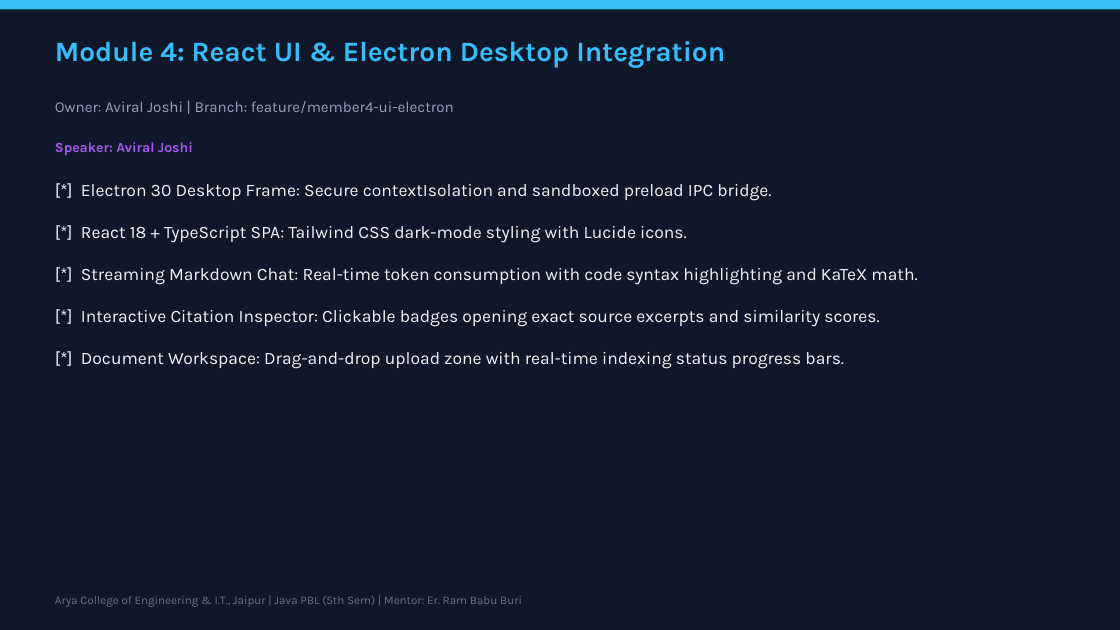
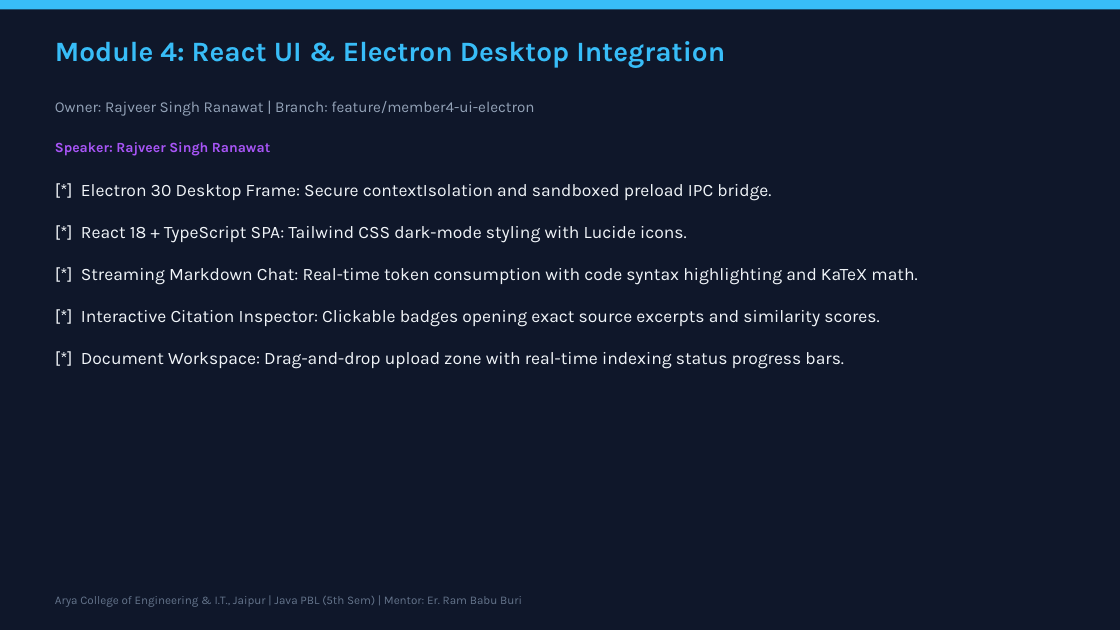
Before and after one commit to shauryadixit005-lab/RAG_Project, a slide deck: slide 8 of submission_reports/DocuQuery_AI_Presentation.pptx. Drawn at 1120x630 pixels with LibreOffice and Linux fonts; fonts in the diff are those of the drawing. Boxes give left, top, right and bottom in pixels: in the first picture for what was removed or moved away, otherwise in the second. Text is boxed around its words. In the diff, an @@ line names an element or a change of style, - is before the commit and + after.

```diff
--- a/submission_reports/DocuQuery_AI_Presentation.pptx
+++ b/submission_reports/DocuQuery_AI_Presentation.pptx
@@ text at (55, 101, 534, 116): text changed @@
-Owner: Aviral Joshi | Branch: feature/member4-ui-electron
+Owner: Rajveer Singh Ranawat | Branch: feature/member4-ui-electron
@@ text at (55, 142, 270, 156): text changed @@
-Speaker: Aviral Joshi
+Speaker: Rajveer Singh Ranawat
```
Also in this commit, not shown: 14 other slides changed, 21 other files.
